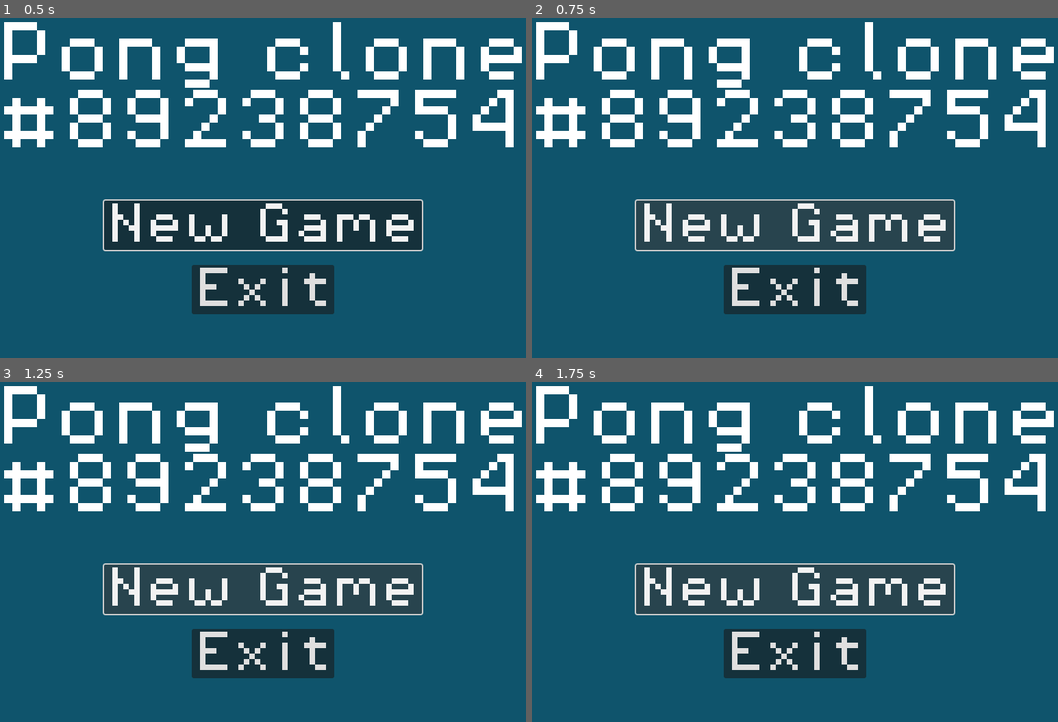
Above: before the commit, frames 1-4 (two rows, left to right).
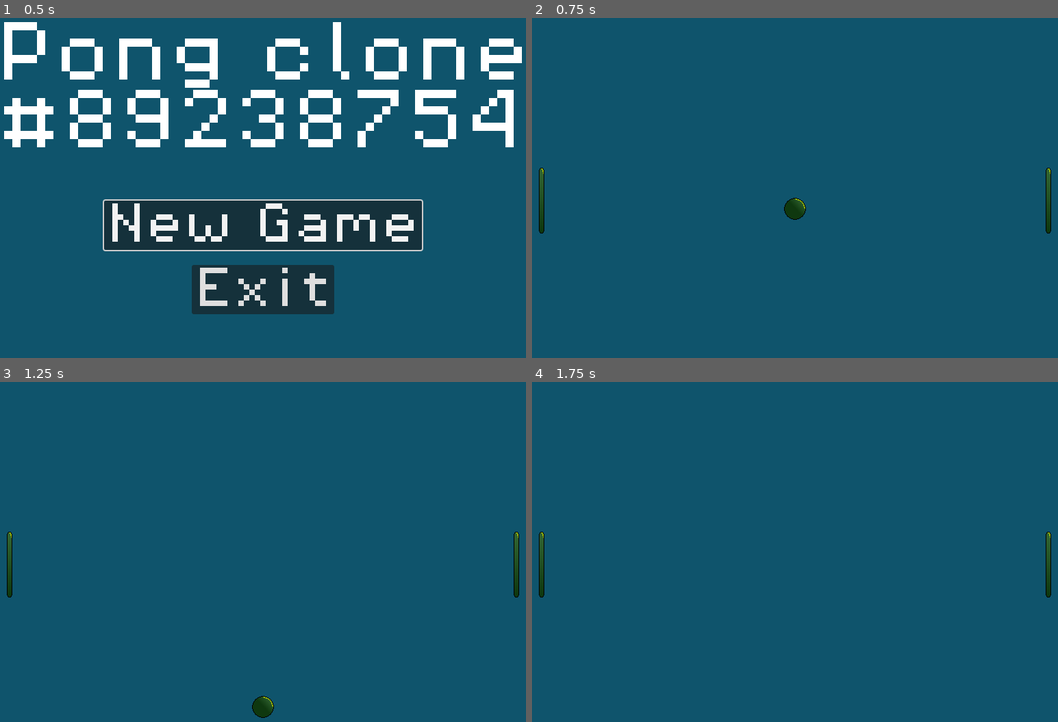
Above: after the commit, the same moments.

Repository: Alucat1986/Pong
Game: Godot game, scene res://scenes/menus/main_menu.tscn
Same seed, same stepped clock (60 frames per second), same inputs: the game is played once before the commit and once after it.
Inputs (mouse positions are in pixels of both pictures, inside the frame that each line leads up to):
- Up to frame 1 (0.5 s): no input
- Up to frame 2 (0.75 s): click "New Game" at 0.5 s
- Up to frame 3 (1.25 s): no input
- Up to frame 4 (1.75 s): click (795, 589) at 1.25 s, where only the run before the commit has a clickable "New Game"

Frame 1 is identical in both runs. In frame 2, 23% of the frame differs, in the area x 0-100%, y 1-88%; in frame 3, 23%, in the area x 0-100%, y 1-99%; in frame 4, 23%.

Commit message:
Clicking the startButton now loads the level.

Diff:
--- a/scripts/globals/game_manager.gd
+++ b/scripts/globals/game_manager.gd
@@ -12,4 +12,4 @@
 
 
 func startGame() -> void:
-	pass
+	get_tree().change_scene_to_file(("res://scenes/level/level.tscn"))
